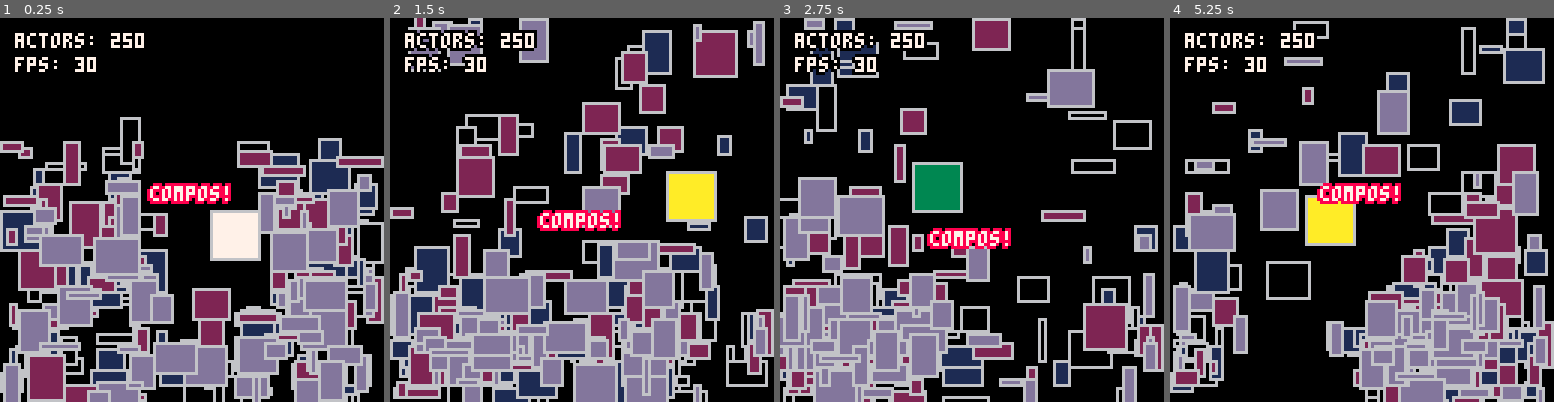
Above: before the commit, frames 1-4 (left to right).
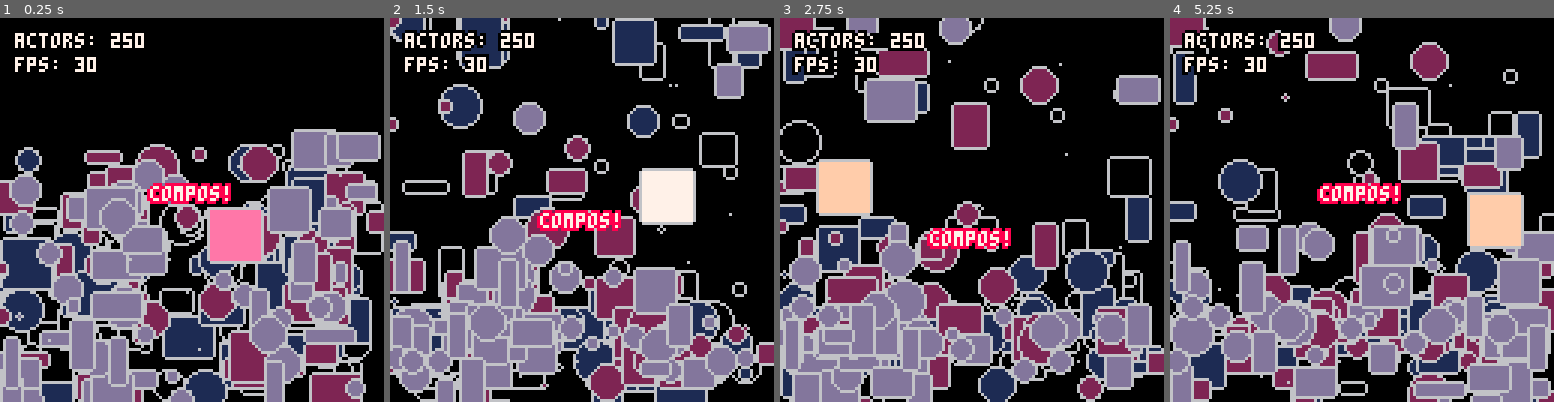
Above: after the commit, the same moments.

Repository: walt-er/compos
Game: PICO-8 cartridge compos.p8
Two runs of this game, one before a commit and one after it. Both use one fixed random seed, a clock stepped at 60 frames per second and the inputs below.
Inputs:
- Up to frame 1 (0.25 s): no input
- Up to frame 2 (1.5 s): no input
- Up to frame 3 (2.75 s): no input
- Up to frame 4 (5.25 s): no input

The runs differ from the first frame. In frame 1, 49% of the frame differs, in the area x 0-100%, y 25-100%; in frame 2, 52%; in frame 3, 51%; in frame 4, 60%, in the area x 0-100%, y 0-100%.

Commit message:
revert outline_rect to move outline outside rect

Diff:
--- a/compos.lua
+++ b/compos.lua
@@ -10,6 +10,9 @@
 -- helper functions
 -- =======================================================
 
+-- deep copy tables or other values
+-- by harraps
+-- https://www.lexaloffle.com/bbs/?tid=2951
 function copy(o)
     local c
     if type(o) == 'table' then
@@ -21,6 +24,17 @@
         c = o
     end
     return c
+end
+
+-- del by index - keeps order
+-- by ultrabrite
+-- https://www.lexaloffle.com/bbs/?pid=35344
+function idel(t,i)
+    local n=#t
+    if i>0 and i<=n then
+        for j=i,n-1 do t[j]=t[j+1] end
+        t[n]=nil
+    end
 end
 
 function ceil(num)
@@ -116,10 +130,10 @@
 
 function outline_rect(x, y, x2, y2, fill, outline)
     outline = outline or 0
-    line(x, y - 1, x2, y - 1, outline)
-    line(x2 + 1, y, x2 + 1, y2, outline)
-    line(x2, y2 + 1, x, y2 + 1, outline)
-    line(x - 1, y2, x - 1, y, outline)
+    line(x, y-1, x2, y-1, outline)
+    line(x2+1, y, x2+1, y2, outline)
+    line(x2, y2+1, x, y2+1, outline)
+    line(x-1, y2, x-1, y, outline)
     rectfill(x, y, x2, y2, fill)
 end
 
@@ -177,8 +191,8 @@
 -- fill with sprite pattern (not 100% accurate?)
 function spritefill(rectangle, id, pattern_width)
 	pattern_width = pattern_width or 1;
-	for i = 0, flr(rectangle.w / (tile * pattern_width)) do
-		for j = 0, flr(rectangle.h / (tile * pattern_width)) do
+	for i = 0, flr(rectangle.w / (tile * pattern_width)) - 1 do
+		for j = 0, flr(rectangle.h / (tile * pattern_width)) - 1 do
 			spr(id, rectangle.x + (i * (tile * pattern_width)), rectangle.y + (j * (tile * pattern_width)))
 		end
 	end
@@ -411,8 +425,9 @@
 
         -- loop over all colliders if parent has collider
         -- the ground never starts a collision
-        if not(parent.is_ground) then
+        if parent.collision and not(parent.is_ground) then
 			local chunk = flr(self.x / win_w)
+
 			-- permanent colliders
 			for id, v in pairs(colliders['fixed']) do
 				self:check_collision(parent, v[2])
@@ -431,15 +446,13 @@
 
     fixed_update = function(self, parent)
 
-        -- move collider to new position
-        local parent_coords = parent.velocity and parent.velocity.newvec or parent
-		self.x = parent_coords.x + self.offset.x
-		self.y = parent_coords.y + self.offset.y
+		self.x = parent.x + self.offset.x
+		self.y = parent.y + self.offset.y
 
     end,
 
     draw = function(self, parent)
-        if (show_colliders) rect(self.x, self.y, self.x + self.w - 1, self.y + self.h - 1, 11)
+        if (show_colliders) rect(self.x, self.y, self.x + self.w, self.y + self.h, 11)
     end
 }
 
@@ -657,19 +670,33 @@
 	thing.h = thing.h or tile
 end
 
+function register(actor, parent)
+    parent = parent or actor
+	for stage in all(stages) do
+		if actor[stage] then
+            add(update_pool[stage], {actor, parent})
+            actor.register_id = #update_pool[stage]
+        end
+	end
+end
+
+function unregister(actor)
+	for stage in all(stages) do
+		if actor[stage] then
+            idel(update_pool[stage], actor.register_id)
+        end
+	end
+end
+
 function init_actor(actor)
 	if (actor.physical) make_physical(actor)
-	for stage in all(stages) do
-		if (actor[stage]) add(update_pool[stage], {actor, actor})
-	end
+    register(actor)
 
 	for k, compo in pairs(actor) do
 		if type(compo) == 'table' then
 			if (compo.physical) make_physical(actor[k])
 			if (compo.init) actor[k]:init()
-			for stage in all(stages) do
-				if (compo[stage]) add(update_pool[stage], {compo, actor})
-			end
+			register(compo, actor)
 		end
 	end
 
@@ -686,6 +713,12 @@
 
 function remove_actor(actor)
     del(actors, actor)
+    unregister(actor)
+	for k, compo in pairs(actor) do
+		if type(compo) == 'table' then
+			unregister(compo)
+		end
+	end
     if (actor.collider) then
         colliders[actor.collider.chunk][''..actor.id] = nil
         del(colliders, nil)
@@ -743,7 +776,7 @@
 	-- run updates on actors and props that have registered to update
 	for i = 1, #stages - 1 do -- don't include draw stages
 		local stage = stages[i]
-		for actor in all(update_pool[stage]) do
+		for k, actor in pairs(update_pool[stage]) do
 			if (actor[2].in_frame ~= false) actor[1][stage](actor[1], actor[2])
 		end
 	end
@@ -763,7 +796,7 @@
 	-- run draw on actors and props that have registered to draw
 	for i = #stages - 1, #stages do -- only include draw stages
 		local stage = stages[i]
-		for actor in all(update_pool[stage]) do
+		for k, actor in pairs(update_pool[stage]) do
 			if (actor[2].in_frame ~= false) actor[1][stage](actor[1], actor[2])
 		end
 	end
--- a/compos.p8
+++ b/compos.p8
@@ -133,11 +133,11 @@
 
 function outline_rect(x, y, x2, y2, fill, outline)
     outline = outline or 0
-    line(x, y, x2, y, outline)
-    line(x2, y, x2, y2, outline)
-    line(x2, y2, x, y2, outline)
-    line(x, y2, x, y, outline)
-    rectfill(x + 1, y + 1, x2 - 1, y2 - 1, fill)
+    line(x, y-1, x2, y-1, outline)
+    line(x2+1, y, x2+1, y2, outline)
+    line(x2, y2+1, x, y2+1, outline)
+    line(x-1, y2, x-1, y, outline)
+    rectfill(x, y, x2, y2, fill)
 end
 
 function outline_circ(x, y, r, fill, outline)
@@ -827,16 +827,17 @@
 
     init = function(self)
 
+        -- move it to a random position
+        translate(self, rnd'128', 64)
+
         -- make a circle or a rect
-        -- self.circle = flr(rnd'2') > 0
-        if false then
+        self.circle = flr(rnd'2') > 0
+        if self.circle then
             self.r = rnd'8'
         else
             resize(self, flr(rnd'14'+2), flr(rnd'14'+2))
-        end
-
-        -- move it to a random position
-        translate(self, rnd'128', 64)
+            self.collider:set(self)
+        end
 
         -- randomize the gravity on this object specifically
         self.gravity:set(rnd'3' / 2)
@@ -844,8 +845,6 @@
         -- randomize inititial velocity and cap
         self.velocity:set(0,rnd'10'-5)
         self.velocity:cap(15,15)
-
-        self.collider:set(self)
 
     end,
     update = function(self)
